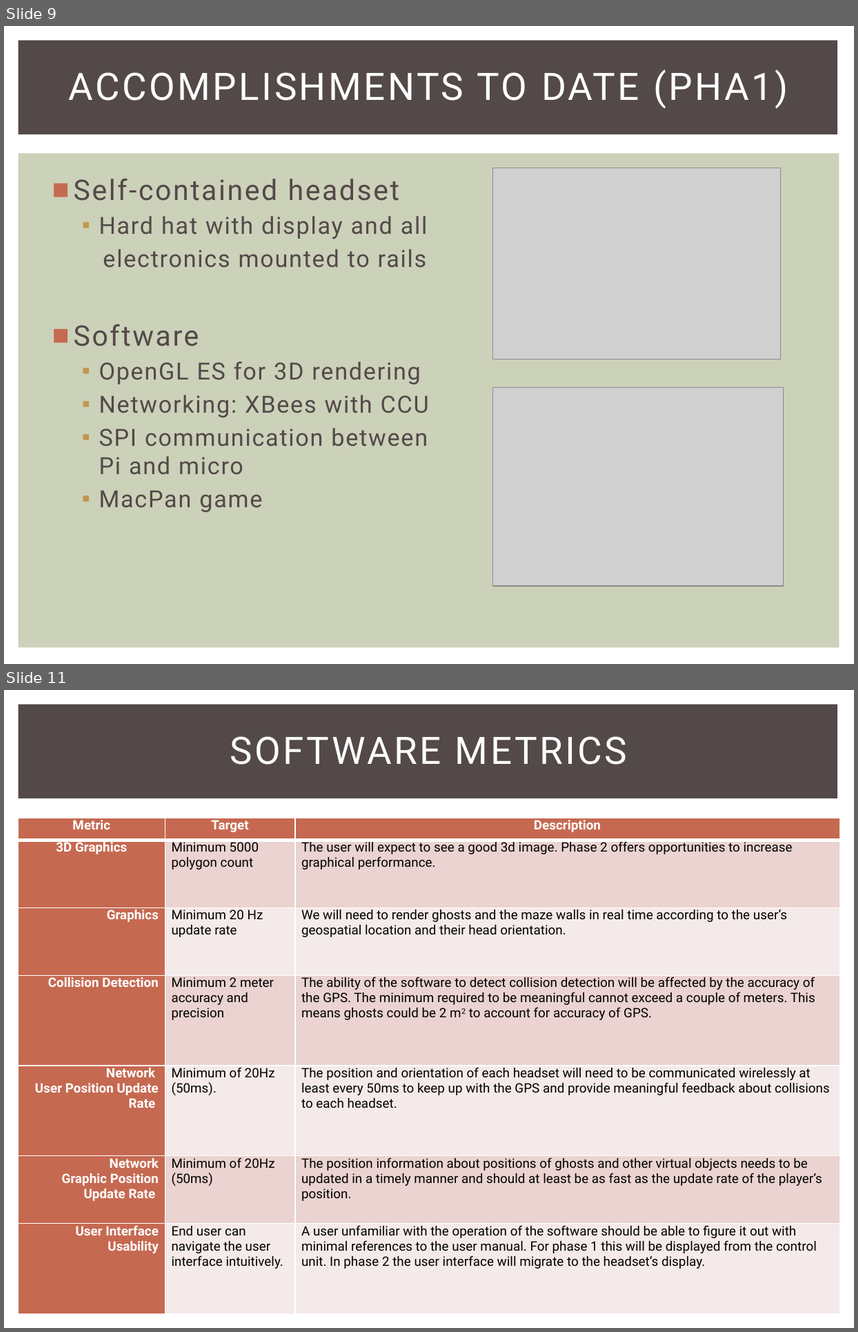
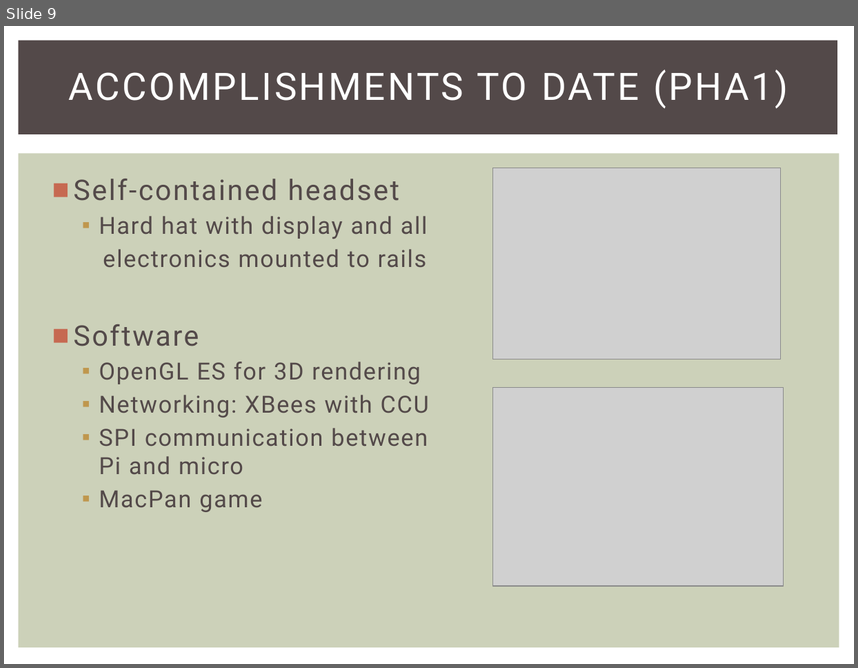
Before and after one commit to snowpuppy/augreality, a slide deck: doc/AugRealityMidReview.pptx. Shown one above the other, each under a label of ours: slides 9 and 11 before the commit, slide 9 after it; the slides between them are not shown. The pictures are 858x1332 and 858x668 pixels, drawn with LibreOffice and Linux fonts; fonts in the diff are those of the drawing; grey boxes stand for pictures. Boxes give left, top, right and bottom in pixels: in the first picture for what was removed or moved away, otherwise in the second. Text is boxed around its words. In the diff, an @@ line names an element or a change of style, - is before the commit and + after.

```diff
--- a/doc/AugRealityMidReview.pptx
+++ b/doc/AugRealityMidReview.pptx
@@ slide 11 removed at [4,690,854,1328], background #FFFFFF; not listed: 2 template elements that a slide beside it also shows @@
@@ title removed at [230,736,627,765] @@
-SOFTWARE METRICS
@@ table removed at [18,818,840,1313], 7 rows, 3 columns @@
-Metric | Target | Description
-3D Graphics | Minimum 5000 polygon count | The user will expect to see a good 3d image. Phase 2 offers opportunities to increase graphical performance.
-Graphics | Minimum 20 Hz update rate | We will need to render ghosts and the maze walls in real time according to the user’s geospatial location and their head orientation.
-Collision Detection | Minimum 2 meter accuracy and precision | The ability of the software to detect collision detection will be affected by the accuracy of the GPS. The minimum required to be meaningful cannot exceed a couple of meters. This means ghosts could be 2 m2 to account for accuracy of GPS.
-Network / User Position Update Rate | Minimum of 20Hz (50ms). | The position and orientation of each headset will need to be communicated wirelessly at least every 50ms to keep up with the GPS and provide meaningful feedback about collisions to each headset.
-Network / Graphic Position Update Rate | Minimum of 20Hz / (50ms) | The position information about positions of ghosts and other virtual objects needs to be updated in a timely manner and should at least be as fast as the update rate of the player’s position.
-User Interface Usability | End user can navigate the user interface intuitively. | A user unfamiliar with the operation of the software should be able to figure it out with minimal references to the user manual. For phase 1 this will be displayed from the control unit. In phase 2 the user interface will migrate to the headset’s display.
```
Also in this commit, not shown: 2 slides changed.
